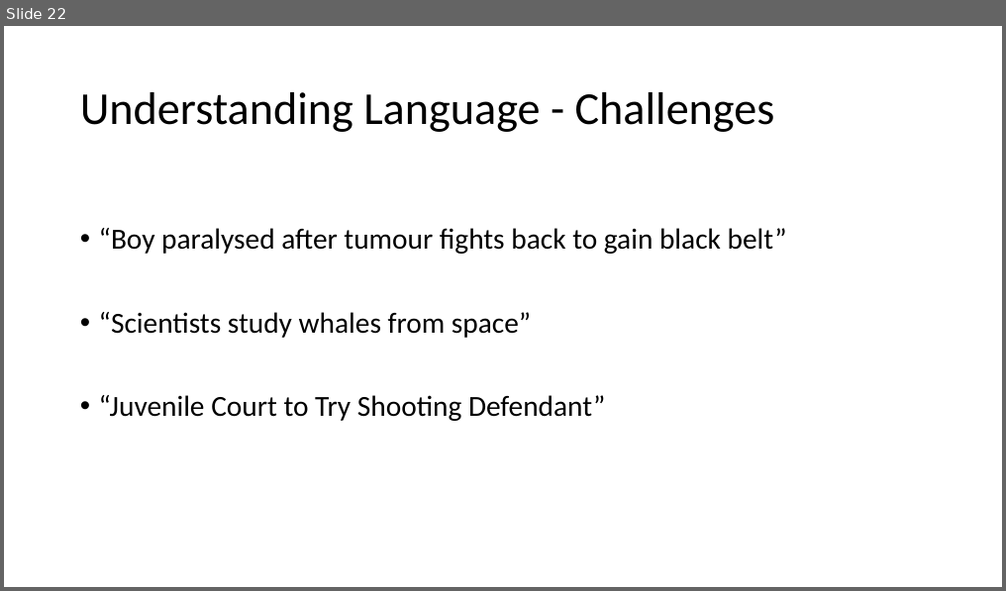
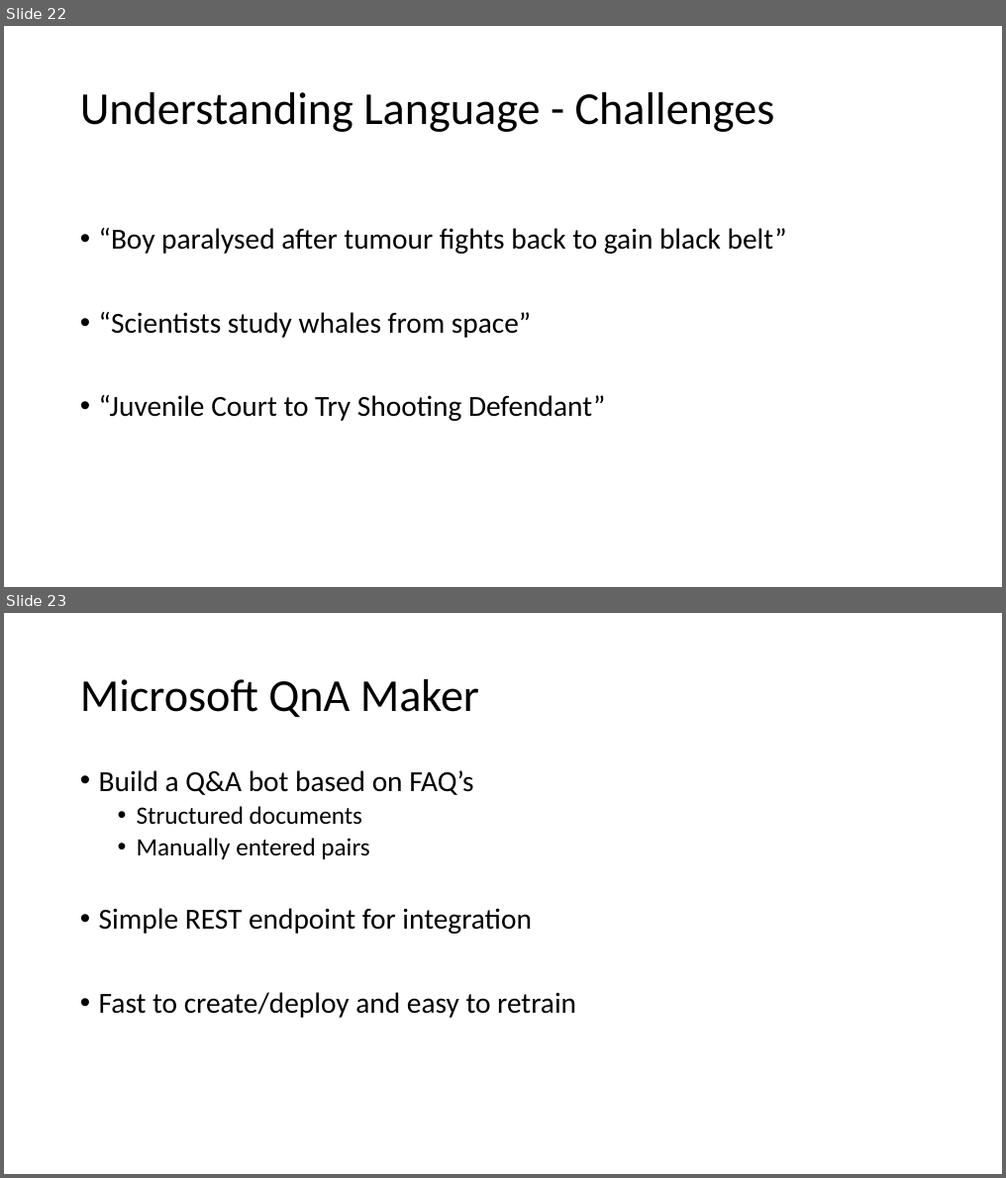
Before and after one commit to aidanmorgan/chatbot-workshop, a slide deck: Introduction to the Microsoft Bot Framework.pptx. Shown one above the other, each under a label of ours: slide 22 before the commit, slides 22 and 23 after it. The pictures are 1006x591 and 1006x1178 pixels, drawn with LibreOffice and Linux fonts; fonts in the diff are those of the drawing. Boxes give left, top, right and bottom in pixels: in the first picture for what was removed or moved away, otherwise in the second. Text is boxed around its words. In the diff, an @@ line names an element or a change of style, - is before the commit and + after.

```diff
--- a/Introduction to the Microsoft Bot Framework.pptx
+++ b/Introduction to the Microsoft Bot Framework.pptx
@@ slide 23 added at (4,613,1002,1174), background #FFFFFF @@
@@ title added at (80,679,479,717), 44 pt, text #000000 @@
+Microsoft QnA Maker
@@ text added at (99,770,576,1018), 28 pt, text #000000 @@
+• Build a Q&A bot based on FAQ’s
+  • Structured documents
+  • Manually entered pairs
+• Simple REST endpoint for integration
+• Fast to create/deploy and easy to retrain
```
Also in this commit, not shown: 1 other slide added, 1 other file.
